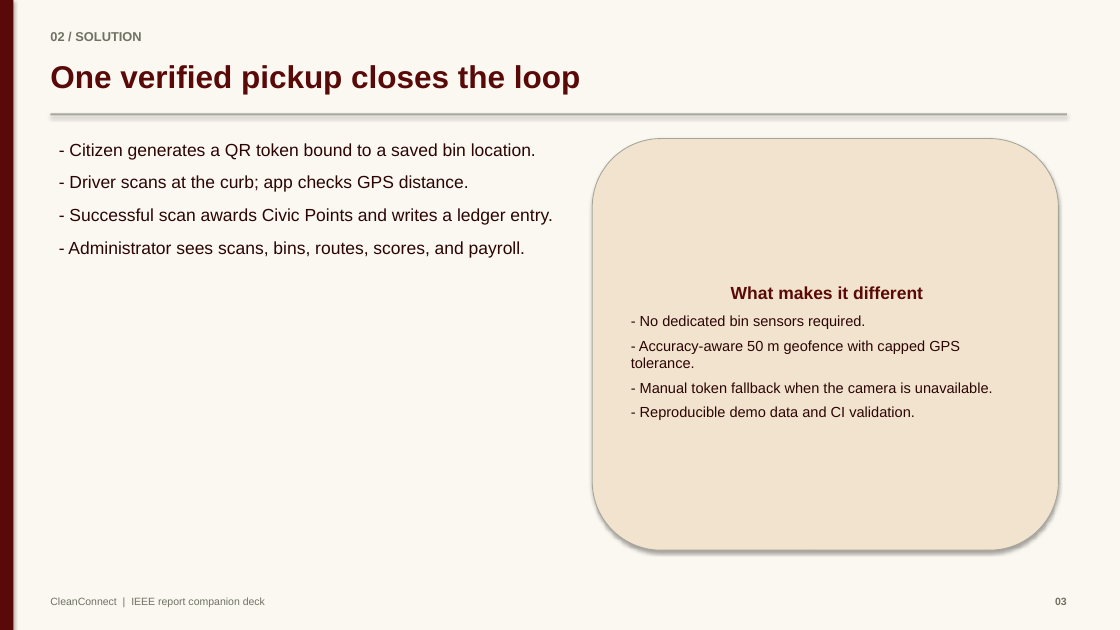
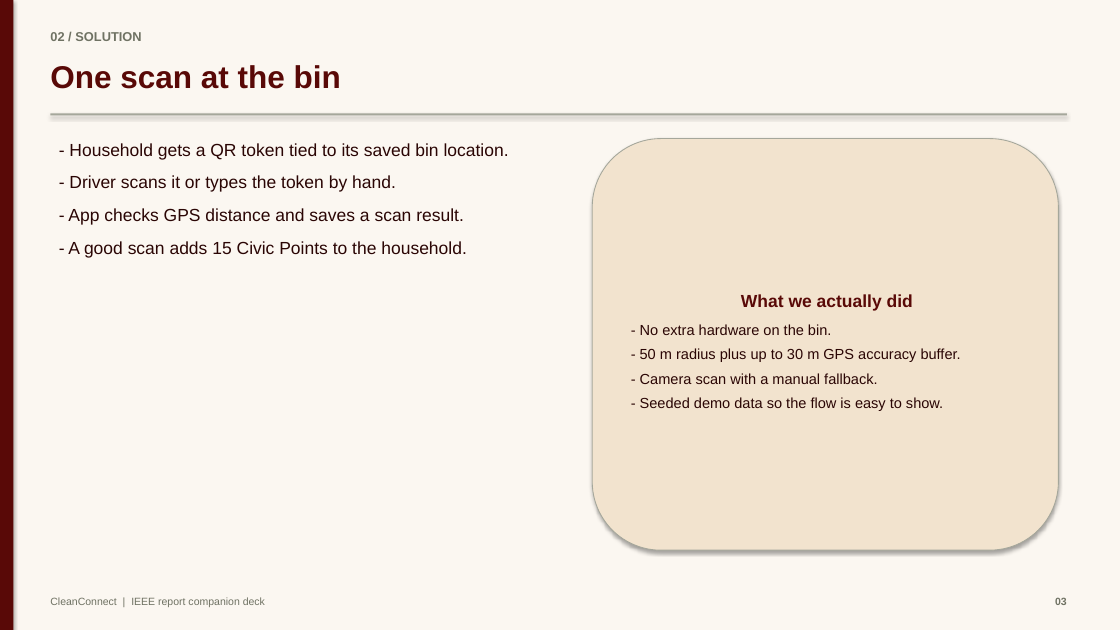
Before and after one commit to mayankjain1815-commits/CleanConnect, a slide deck: slide 3 of docs/presentation/CleanConnect_Presentation.pptx. Drawn at 1120x630 pixels with LibreOffice and Linux fonts; fonts in the diff are those of the drawing. Boxes give left, top, right and bottom in pixels: in the first picture for what was removed or moved away, otherwise in the second. Text is boxed around its words. In the diff, an @@ line names an element or a change of style, - is before the commit and + after.

```diff
--- a/docs/presentation/CleanConnect_Presentation.pptx
+++ b/docs/presentation/CleanConnect_Presentation.pptx
@@ text at [50,65,341,89]: text changed @@
-One verified pickup closes the loop
+One scan at the bin
@@ text at [68,143,509,258]: text changed @@
-- Citizen generates a QR token bound to a saved bin location.
-- Driver scans at the curb; app checks GPS distance.
-- Successful scan awards Civic Points and writes a ledger entry.
-- Administrator sees scans, bins, routes, scores, and payroll.
+- Household gets a QR token tied to its saved bin location.
+- Driver scans it or types the token by hand.
+- App checks GPS distance and saves a scan result.
+- A good scan adds 15 Civic Points to the household.
@@ text in rounded rectangle at [640,294,961,411]: text changed @@
-What makes it different
-- No dedicated bin sensors required.
-- Accuracy-aware 50 m geofence with capped GPS tolerance.
-- Manual token fallback when the camera is unavailable.
-- Reproducible demo data and CI validation.
+What we actually did
+- No extra hardware on the bin.
+- 50 m radius plus up to 30 m GPS accuracy buffer.
+- Camera scan with a manual fallback.
+- Seeded demo data so the flow is easy to show.
```
Also in this commit, not shown: 13 other slides changed, 11 other files.
